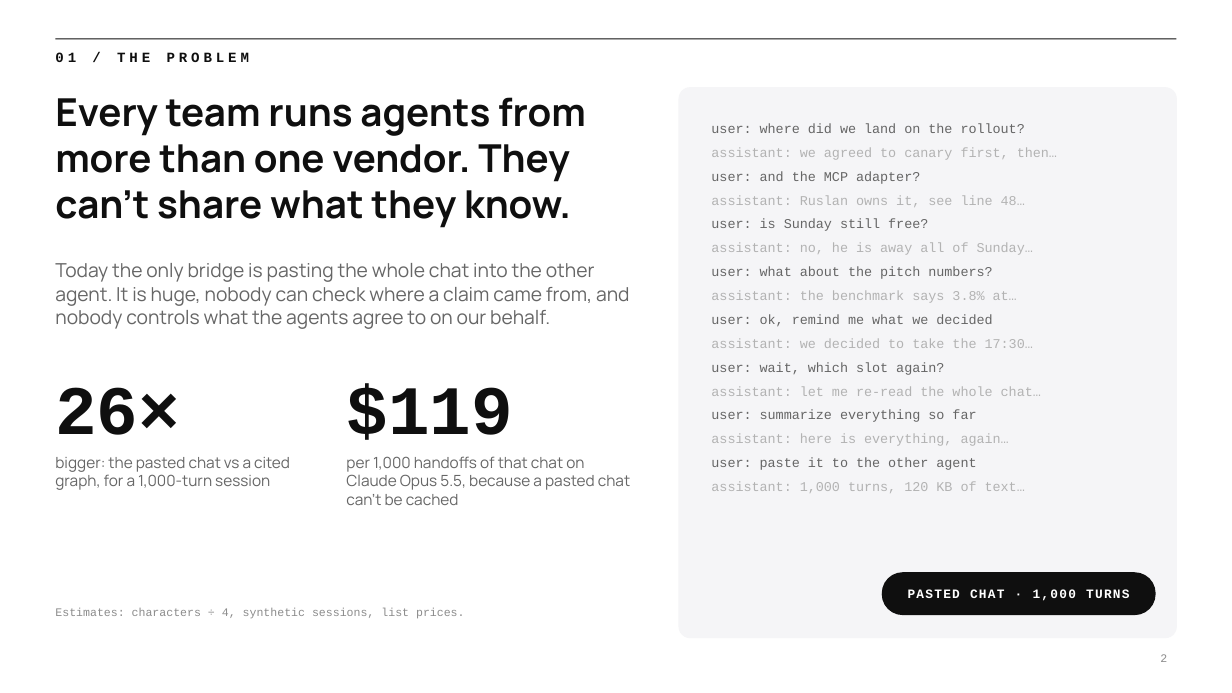
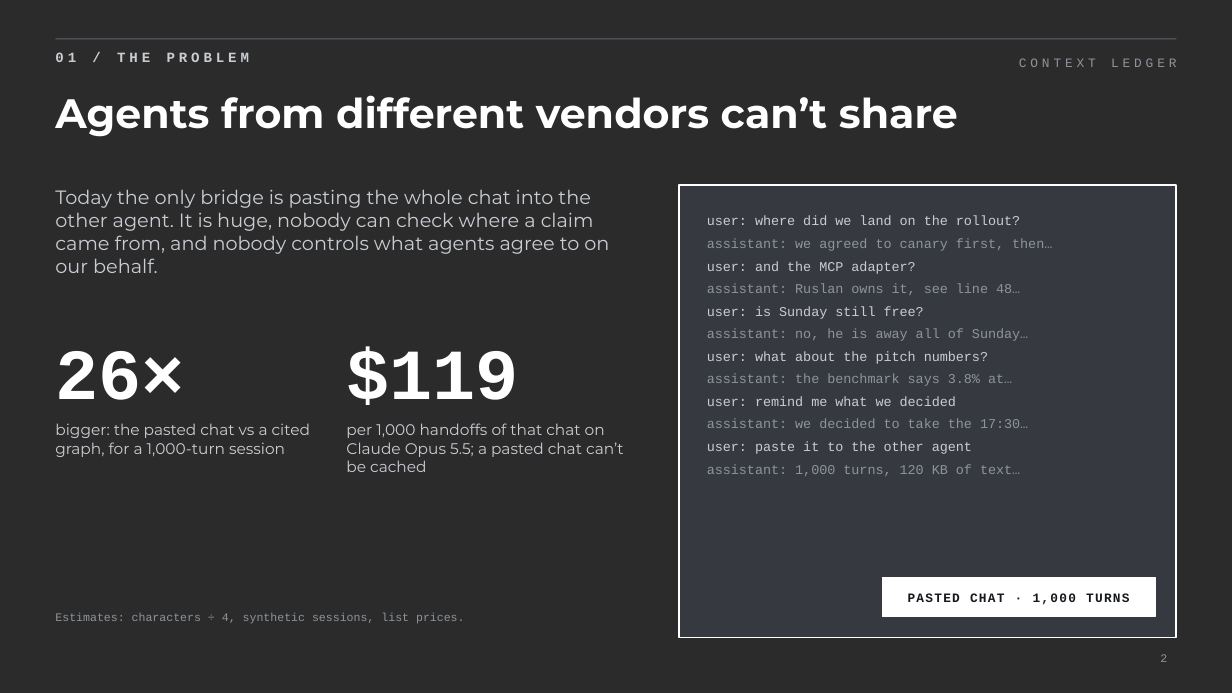
Before and after one commit to PricePepel/context-ledger, a slide deck: slide 2 of docs/context-ledger-deck.pptx. Drawn at 1232x693 pixels with LibreOffice and Linux fonts; fonts in the diff are those of the drawing; background and template pictures are left out; a plain dark background stands for a picture behind light text. Boxes give left, top, right and bottom in pixels: in the first picture for what was removed or moved away, otherwise in the second. Text is boxed around its words. In the diff, an @@ line names an element or a change of style, - is before the commit and + after.

```diff
--- a/docs/context-ledger-deck.pptx
+++ b/docs/context-ledger-deck.pptx
@@ background #FFFFFF to picture (left out) @@
@@ text "01 / THE PROBLEM" at bbox=[55, 52, 250, 62]: text colour #0F0F0F to #C9CDD3 @@
@@ line (55, 39) - (1177, 39): stroke #0F0F0F 0.75 pt to #5A6170 0.75 pt @@
@@ text added at bbox=[1019, 58, 1176, 67], 10 pt, text #8E949C @@
+CONTEXT LEDGER
@@ title at bbox=[55, 95, 958, 137]: text changed; size 30 to 32 pt; font Manrope to Montserrat; text colour #0F0F0F to #FFFFFF @@
-Every team runs agents from more than one vendor. They can’t share what they know.
+Agents from different vendors can’t share
@@ text at bbox=[55, 189, 609, 273]: text changed; font Manrope to Montserrat; text colour #666666 to #C9CDD3 @@
-Today the only bridge is pasting the whole chat into the other agent. It is huge, nobody can check where a claim came from, and nobody controls what the agents agree to on our behalf.
+Today the only bridge is pasting the whole chat into the other agent. It is huge, nobody can check where a claim came from, and nobody controls what agents agree to on our behalf.
@@ rectangle: place and size @@
-rectangle at bbox=[679, 88, 1177, 638]
+rectangle at bbox=[679, 185, 1177, 638]
@@ rectangle at bbox=[679, 185, 1177, 638]: rounded rectangle to rectangle; fill #F5F5F7 to #3A3E46 at 75% opacity; outline #F5F5F7 1 pt to #FFFFFF 1.25 pt @@
@@ text at bbox=[707, 216, 1052, 476]: text colour #666666 to #C9CDD3 in "user: where did we land on the ...", "user: and the MCP adapter?", "user: is Sunday still free?", "user: what about the pitch numbers?" and 1 more places; text colour #B3B3B3 to #8E949C in "assistant: we agreed to canary first, then…", "assistant: Ruslan owns it, see line 48…", "assistant: no, he is away all of ...", "assistant: the benchmark says 3.8% at…" and 2 more places; less space between paragraphs @@
@@ text "user: where did we land ...": place and size @@
-text "user: where did we land ..." at bbox=[711, 123, 1057, 493]
+text "user: where did we land ..." at bbox=[707, 216, 1052, 476]
@@ text "26×" at bbox=[55, 351, 184, 400]: size 54 to 56 pt, text colour #0F0F0F to #FFFFFF @@
@@ text "26×": place and size @@
-text "26×" at bbox=[55, 387, 180, 435]
+text "26×" at bbox=[55, 351, 184, 400]
@@ text "$119": place and size @@
-text "$119" at bbox=[346, 384, 512, 440]
+text "$119" at bbox=[346, 348, 519, 405]
@@ text "$119" at bbox=[346, 348, 519, 405]: size 54 to 56 pt, text colour #0F0F0F to #FFFFFF @@
@@ text at bbox=[711, 362, 1041, 446]: paragraphs removed @@
-user: wait, which slot again?
-assistant: let me re-read the whole chat…
-user: summarize everything so far
-assistant: here is everything, again…
@@ text at bbox=[707, 396, 956, 406]: text changed; text colour #666666 to #C9CDD3 @@
-user: ok, remind me what we decided
+user: remind me what we decided
@@ text "bigger: the pasted chat vs ...": place and size @@
-text "bigger: the pasted chat vs ..." at bbox=[55, 457, 290, 490]
+text "bigger: the pasted chat vs ..." at bbox=[55, 423, 310, 457]
@@ text "bigger: the pasted chat vs ..." at bbox=[55, 423, 310, 457]: font Manrope to Montserrat, text colour #666666 to #C9CDD3 @@
@@ text at bbox=[346, 423, 624, 472]: text changed; font Manrope to Montserrat; text colour #666666 to #C9CDD3 @@
-per 1,000 handoffs of that chat on Claude Opus 5.5, because a pasted chat can’t be cached
+per 1,000 handoffs of that chat on Claude Opus 5.5; a pasted chat can’t be cached
@@ text "PASTED CHAT · 1,000 TURNS" at bbox=[908, 593, 1129, 605]: text colour #FFFFFF to #16181D @@
@@ rectangle: place and size @@
-rectangle at bbox=[883, 573, 1155, 615]
+rectangle at bbox=[883, 578, 1155, 616]
@@ rectangle at bbox=[883, 578, 1155, 616]: rounded rectangle to rectangle; fill #0F0F0F to #FFFFFF; outline #0F0F0F 1 pt to #FFFFFF 1 pt @@
@@ text "Estimates: characters ÷ 4, synthetic ..." at bbox=[55, 613, 465, 624]: text colour #8C8C8C to #8E949C @@
@@ page number at bbox=[1160, 654, 1167, 662]: text colour #8C8C8C to #8E949C @@
```
Also in this commit, not shown: 11 other slides changed, 2 slides added, 1 other file.
